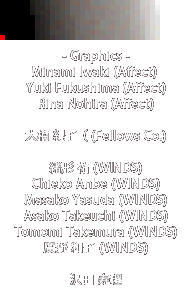
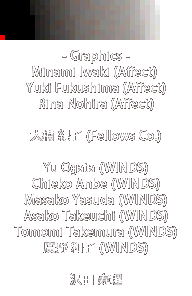
Layered file, before and after one edit (192x296). Changes by layer:
painted on "- Graphics - Minami Iwaki (Affect) Yuki Fukushima (Affect) Rin" over [25,129,166,175]
